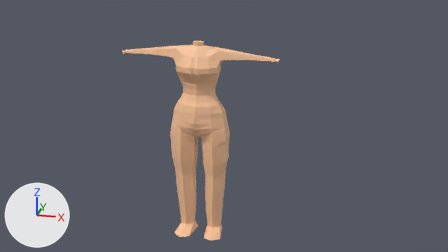
Two versions of the Blender file Low_poly human/LP-Human.blend, one commit apart.
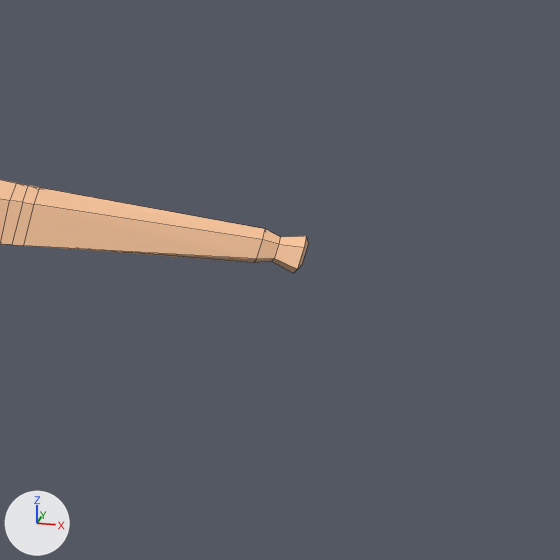
The first picture shows the older version from the file's camera 'Camera'. The close-ups show both versions on the part from 55% to 69% of the width and 13% to 38% of the height of that picture. Lighting does not change. The marker at lower left points along +X, +Y and +Z. The close-ups show mesh edges as thin lines.
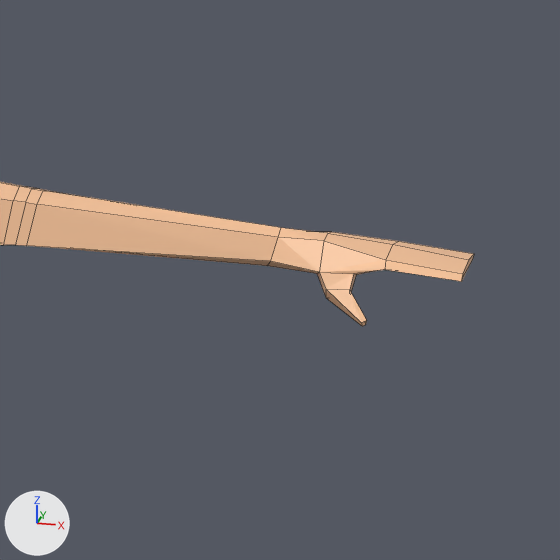
The change, as a list of edits to the scene's bpy script:
```text
Change me_cylinder:
    used by ob_cylinder; location = (0.0, 0.0, 0.0491); scale = (0.275, 0.275, 0.243)
    remove me_cylinder.from_pydata(...)  # 248 vertices, 240 faces; spans x 0.0..2.35, y -0.69..0.54, z -0.01..6.89
    add me_cylinder.from_pydata(...)  # 264 vertices, 255 faces; spans x 0.0..2.87, y -0.69..0.54, z -0.01..6.89
    me_cylinder part 1
    2 vertices are removed from x 2.32..2.34, y -0.07..-0.02, z 6.33..6.36
    4 faces are deleted
    14 vertices in x 1.38..1.5, y -0.15..0.13, z 6.37..6.56 move by (0.01, 0.0, 0.0)
    5 vertices in x 0.38..0.87, y 0.0..0.01, z 6.68..6.73 move by (0.0, 0.0, -0.01)
    3 vertices in x 1.42..1.5, y 0.0, z 6.58..6.59 move by (0.01, 0.0, -0.01)
    17 vertices move from x 1.41..2.35, y -0.07..0.05, z 6.33..6.48 to x 1.43..2.62, y -0.14..0.16, z 6.34..6.48
    18 vertices are added at x 2.44..2.87, y -0.26..0.16, z 6.22..6.4
    19 new faces join them
```

Changed parts and their boxes (x1, y1, x2, y2) in the close-ups (560 x 560 px):
'Cylinder', reshaped
    before: (0, 180, 308, 273)
    after: (0, 182, 474, 326)
